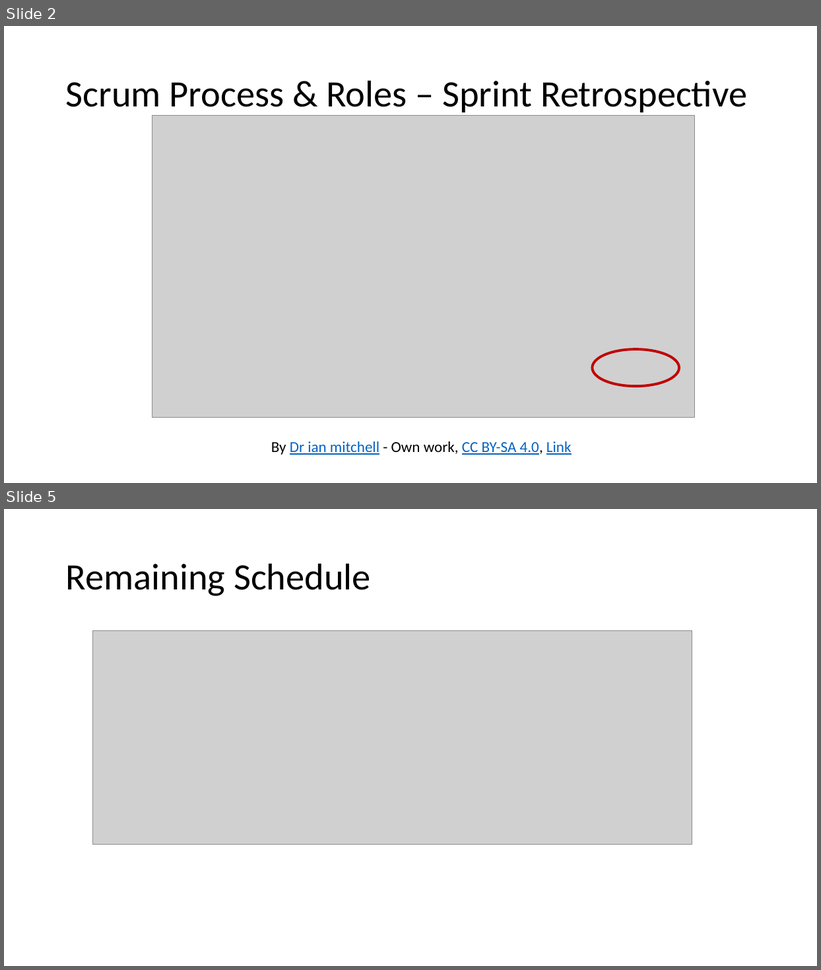
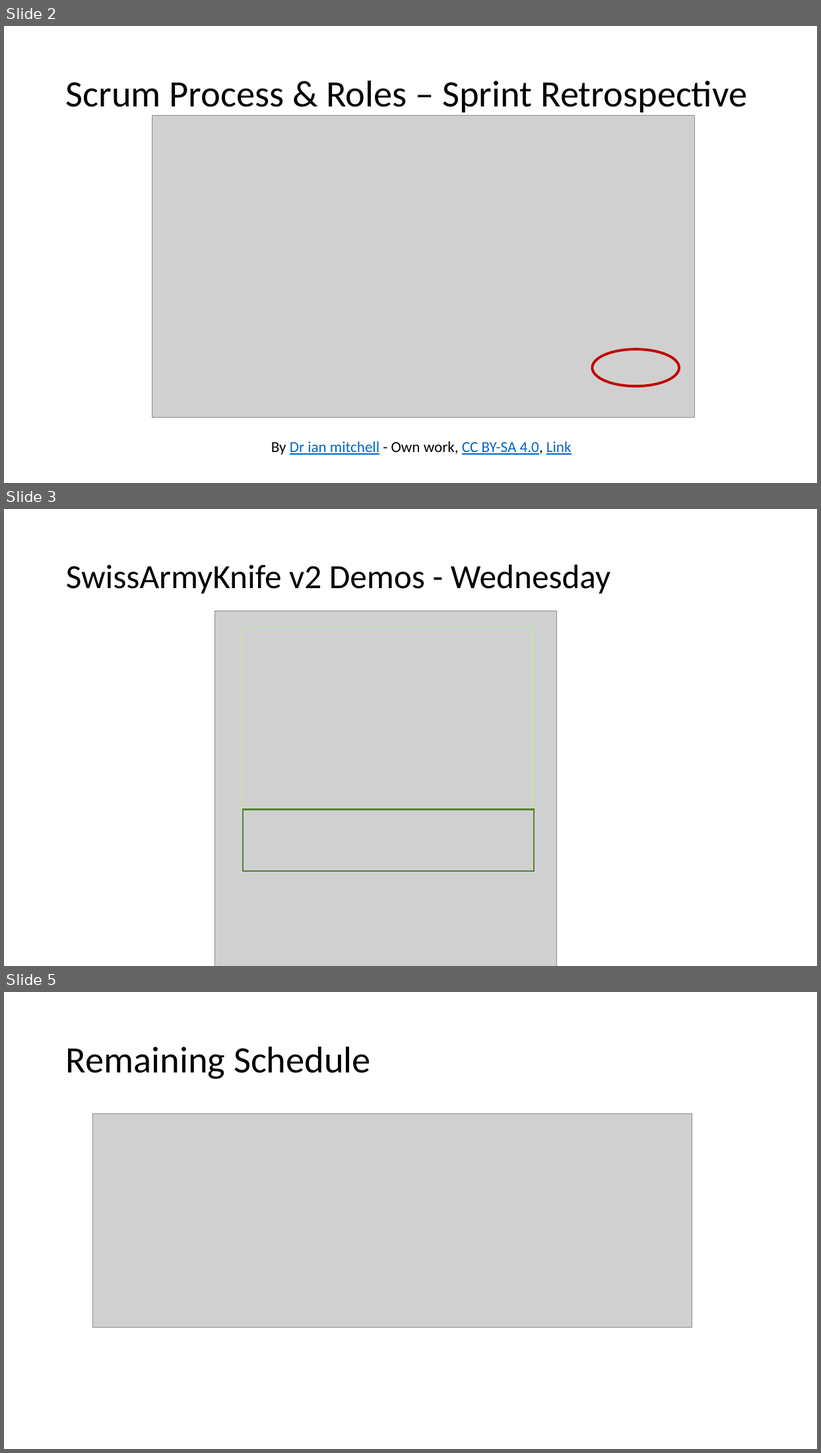
Before and after one commit to EricJPogue/CPSC-24500, a slide deck: lecture-slides/2019-11-18-oop.pptx. Shown one above the other, each under a label of ours: slides 2 and 5 before the commit, slides 2, 3 and 5 after it; the slides between them are not shown. The pictures are 821x970 and 821x1453 pixels, drawn with LibreOffice and Linux fonts; fonts in the diff are those of the drawing; grey boxes stand for pictures. Boxes give left, top, right and bottom in pixels: in the first picture for what was removed or moved away, otherwise in the second. Text is boxed around its words. In the diff, an @@ line names an element or a change of style, - is before the commit and + after.

```diff
--- a/lecture-slides/2019-11-18-oop.pptx
+++ b/lecture-slides/2019-11-18-oop.pptx
@@ slide 3 added at bbox=[4, 509, 817, 966], background #FFFFFF @@
@@ title added at bbox=[66, 564, 611, 594], 40 pt, text #000000 @@
+SwissArmyKnife v2 Demos - Wednesday
@@ picture added at bbox=[215, 611, 556, 966] @@
@@ rectangle added at bbox=[242, 627, 533, 809], outline #C5E0B4 2 pt @@
@@ rectangle added at bbox=[243, 810, 534, 871], outline #548235 2 pt @@
```
Also in this commit, not shown: 3 slides changed.
